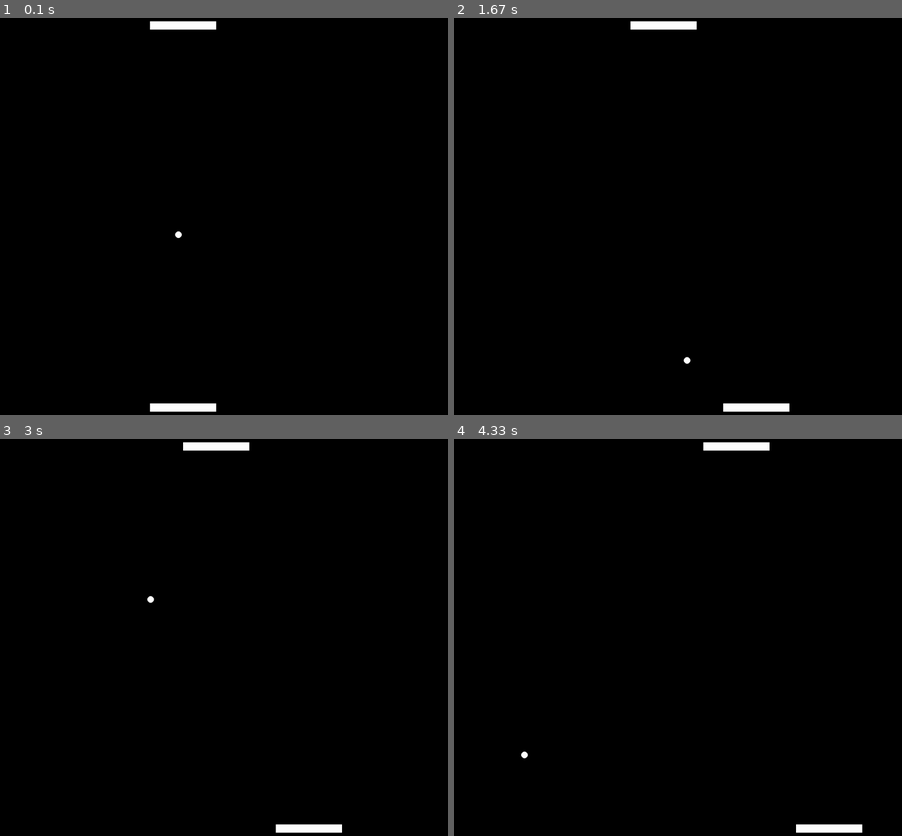
Above: before the commit, frames 1-4 (two rows, left to right).
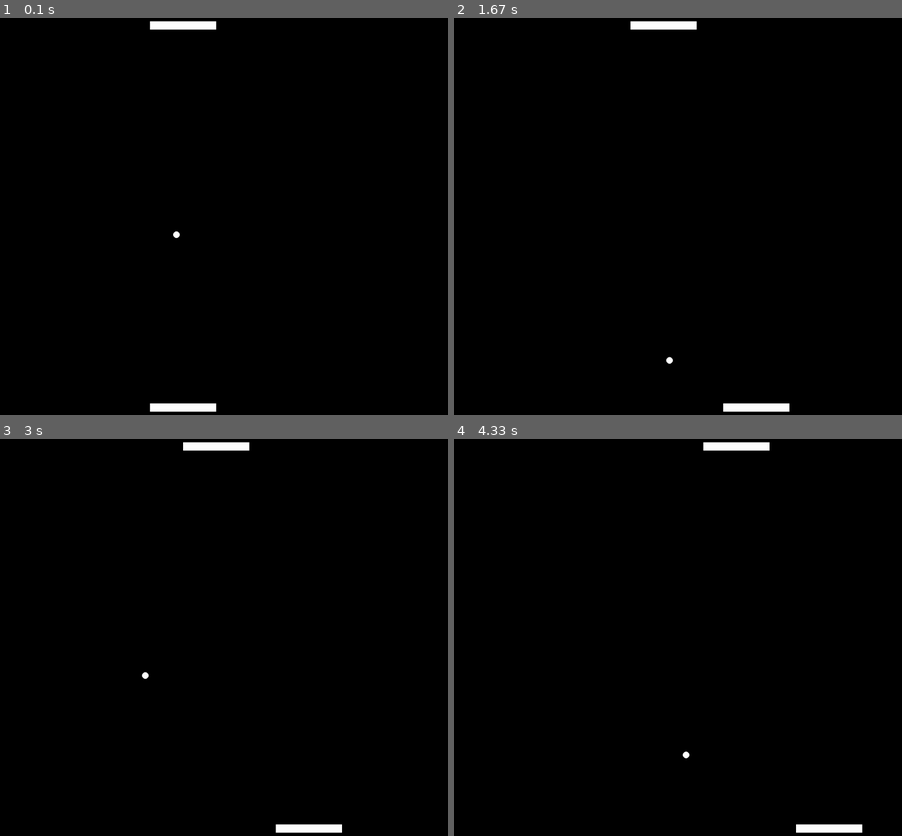
Above: after the commit, the same moments.

Repository: Caidora/pyGame-Pong
Game: pygame game, started from src/main.py
Two runs of this game, one before a commit and one after it. Both use one fixed random seed, a clock stepped at 60 frames per second and the inputs below.
Inputs:
- Up to frame 1 (0.1 s): no input
- Up to frame 2 (1.67 s): hold Right 0.33-0.8 s; hold Right 0.83-1.3 s; hold D 0.83-1.3 s; hold Left from 1.33 s (still down); hold A from 1.33 s (still down)
- Up to frame 3 (3 s): release Left at 1.87 s; release A at 1.87 s; hold Left 1.9-2.3 s; hold A 1.9-2.3 s; hold Right 2.33-2.97 s; hold D 2.33-2.97 s
- Up to frame 4 (4.33 s): hold Left 3-3.47 s; hold A 3-3.47 s; hold Right 3.5-3.97 s; hold D 3.5-3.97 s; hold Right from 4 s (still down); hold D from 4 s (still down)

The runs differ from the first frame. In frame 1, less than 0.1% of the frame differs, in the area x 38-41%, y 53-56%; in frame 2, less than 0.1%; in frame 3, less than 0.1%, in the area x 31-35%, y 39-61%; in frame 4, less than 0.1%.

Commit message:
Added Ball Class and included in it relevant methods

Diff:
--- /dev/null
+++ b/src/Ball.py
@@ -0,0 +1,30 @@
+import random
+class Ball:
+    def __init__(self, width, height):
+        self.ballX, self.ballY = width/2, height/2
+        self.ballWidth, self.ballheight = 10, 10
+        self.ballDirX, self.ballDirY = random.uniform(-1,1), 1
+
+    def frameMove(self):
+
+        self.ballX = self.ballX+ self.ballDirX*5
+        self.ballY = self.ballY+ self.ballDirY*5
+
+    def getX(self):
+        return(self.ballX)
+
+    def getY(self):
+        return(self.ballY)
+
+    def getWidth(self):
+        return(self.ballWidth)
+
+    def getHeight(self):
+        return(self.ballheight)
+
+    def collide(self):
+        self.ballDirY = self.ballDirY * -1
+        self.ballDirX = random.uniform(-1, 1)*-1
+
+    def collideX(self):
+        self.ballDirX = self.ballDirX * -1
--- a/src/main.py
+++ b/src/main.py
@@ -1,6 +1,7 @@
 from curses.textpad import rectangle
 import sys, pygame
 import random
+from Ball import Ball
 random.seed()
 pygame.init()
 clock = pygame.time.Clock()
@@ -8,9 +9,6 @@
 white = 255,255,255
 size = width, height = 1600, 1200
 screen = pygame.display.set_mode(size)
-
-ballX, ballY = width/2, height/2
-ballWidth, ballheight = 10, 10
 
 
 paddleHeight, paddleWidth = 25, 200
@@ -23,16 +21,15 @@
 p1Score = 0
 p2Score = 0
 run = 1
-Ball = False
+ball = False
 while ingame:
     clock.tick(165)
     for event in pygame.event.get():
         if event.type == pygame.QUIT:
             run = 0
-    if(Ball == False):
-        Ball = True
-        ballDirX, ballDirY = random.uniform(-1,1), 1
-        currentBallX, currentBallY, currentBallDirX, currentBallDirY = ballX, ballY, ballDirX, ballDirY
+    if(ball == False):
+        currentBall = Ball(width, height)
+        ball = True
 
     keys = pygame.key.get_pressed()
     if keys[pygame.K_LEFT] and player.x>10:
@@ -44,28 +41,25 @@
     if keys[pygame.K_d] and enemy.x<width-paddleWidth-10:
         enemy.x +=5
 
-    currentBallX = currentBallX+ currentBallDirX*5
-    currentBallY = currentBallY+ currentBallDirY*5
+    currentBall.frameMove()
 
-    if(currentBallY>height-ballWidth-paddleHeight-10):
-        if(currentBallX>player.x and currentBallX<player.x+paddleWidth):
-            currentBallDirY = currentBallDirY * -1
-            currentBallDirX = random.uniform(-1, 1)*-1
+    if(currentBall.getY()>height-currentBall.getWidth()-paddleHeight-10):
+        if(currentBall.getX()>player.x and currentBall.getX()<player.x+paddleWidth):
+            currentBall.collide()
         else:
-            Ball = False
+            ball = False
             p2Score +=1
-    elif(currentBallY<0+ballWidth+paddleHeight+10):
-        if(currentBallX>enemy.x and currentBallX<enemy.x+paddleWidth):
-            currentBallDirY = currentBallDirY * -1
-            currentBallDirX = random.uniform(-1, 1)*-1
+    elif(currentBall.getY()<0+currentBall.getWidth()+paddleHeight+10):
+        if(currentBall.getX()>enemy.x and currentBall.getX()<enemy.x+paddleWidth):
+            currentBall.collide()
         else:
-            Ball = False
+            ball = False
             p1Score +=1
-    if((currentBallX>width-ballWidth) or (currentBallX<0+ballWidth)):
-        currentBallDirX = currentBallDirX * -1
+    if((currentBall.getX()>width-currentBall.getWidth()) or (currentBall.getX()<0+currentBall.getWidth())):
+        currentBall.collideX()
 
     screen.fill(black)
-    pygame.draw.circle(screen, white, (currentBallX, currentBallY), ballWidth, 0)
+    pygame.draw.circle(screen, white, (currentBall.getX(), currentBall.getY()), currentBall.getWidth(), 0)
     pygame.draw.rect(screen, white, player)
     pygame.draw.rect(screen, white, enemy)
     pygame.display.update()
